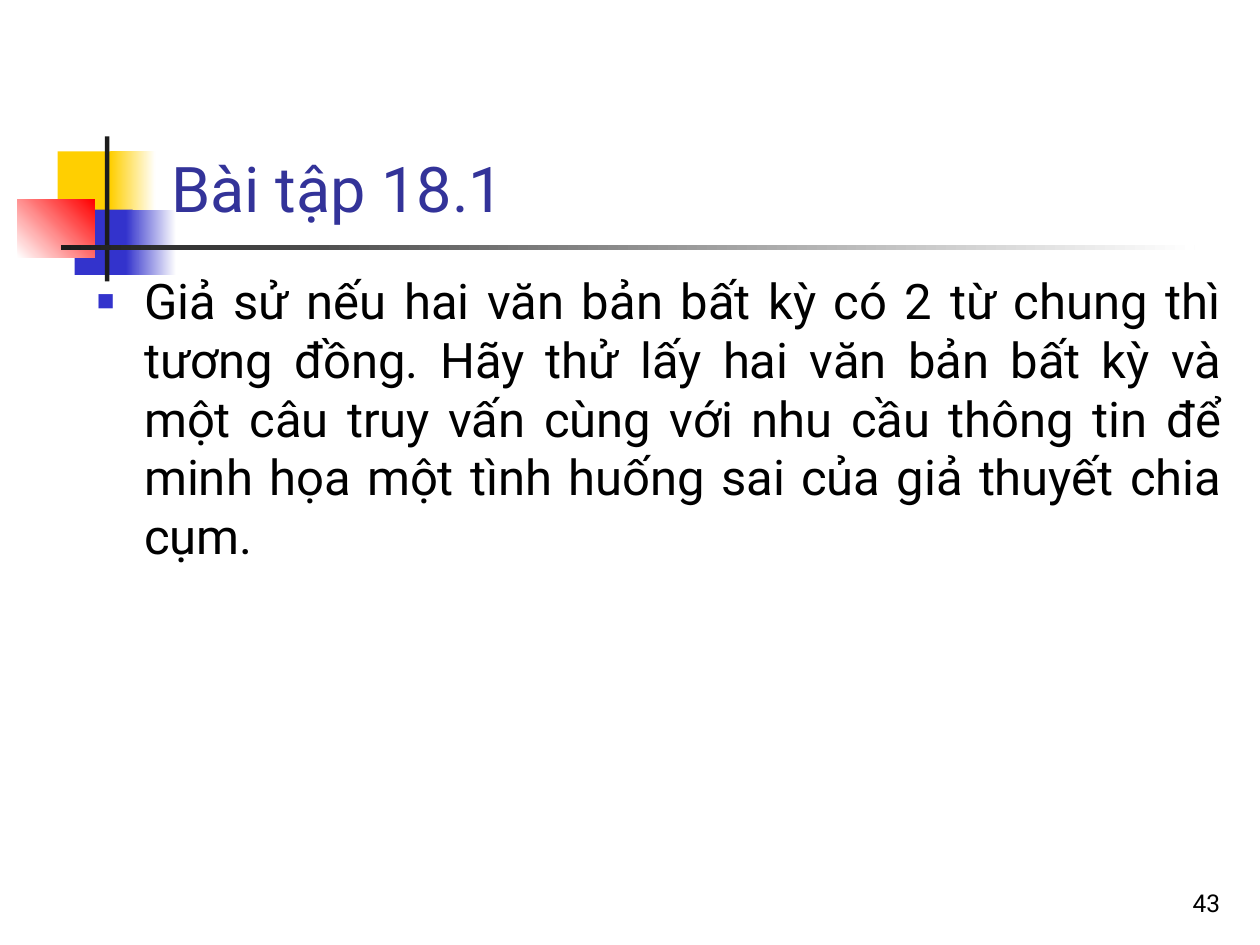
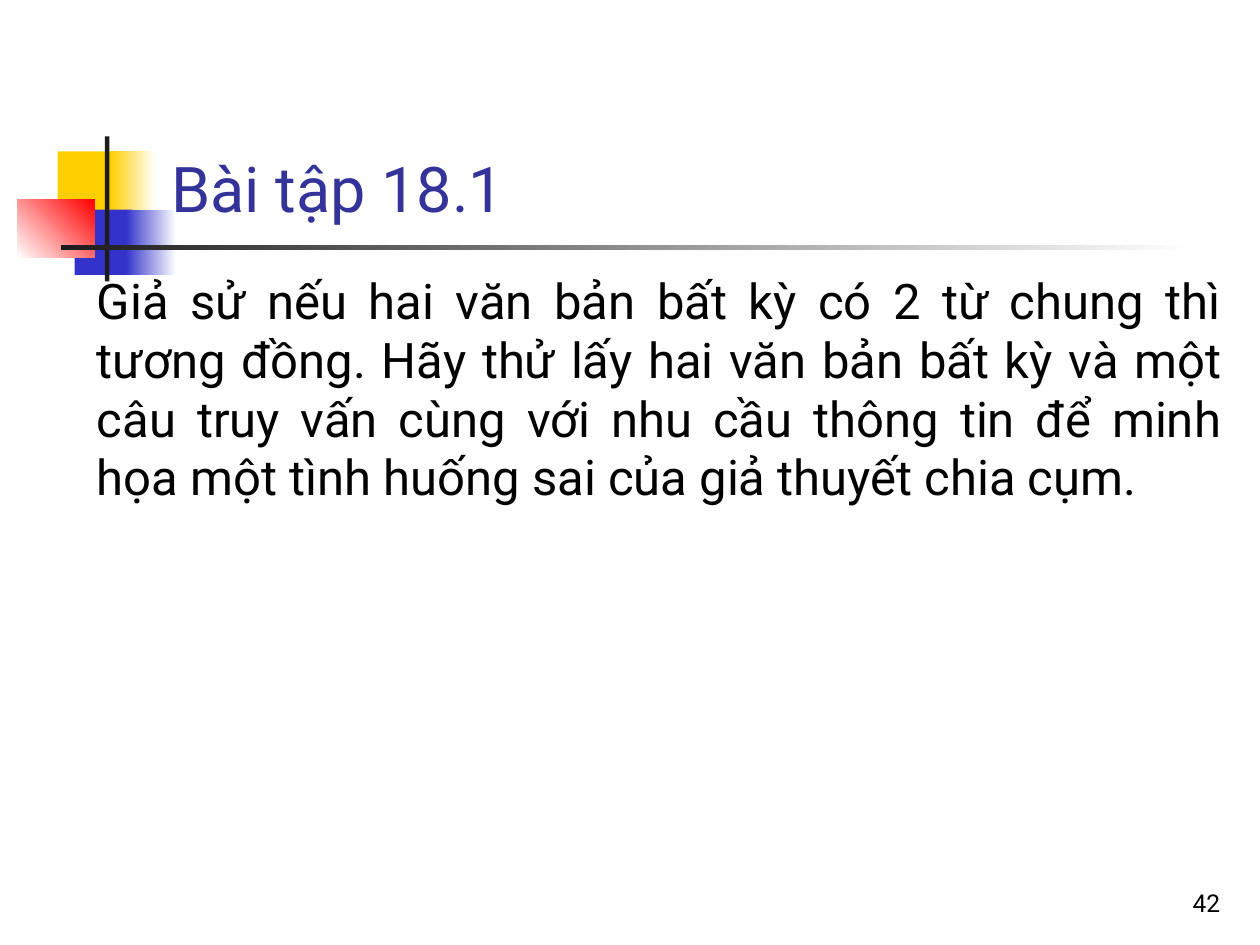
Before and after one commit to bangoc/IT4853, a slide deck: slide 42 of Bai 18 Chia cum van ban_p1.pptx (slide 43 before the commit). Drawn at 1260x945 pixels with LibreOffice and Linux fonts; fonts in the diff are those of the drawing. Boxes give left, top, right and bottom in pixels: in the first picture for what was removed or moved away, otherwise in the second. Text is boxed around its words. In the diff, an @@ line names an element or a change of style, - is before the commit and + after.

```diff
--- a/Bai 18 Chia cum van ban_p1.pptx
+++ b/Bai 18 Chia cum van ban_p1.pptx
@@ text "Giả sử nếu hai văn ..." at bbox=[97, 274, 1221, 506]: bullet ■ to none @@
@@ page number at bbox=[1193, 894, 1221, 912]: text changed @@
-43
+42
```
Also in this commit, not shown: 2 other slides changed, 1 slide removed, 2 other files.
